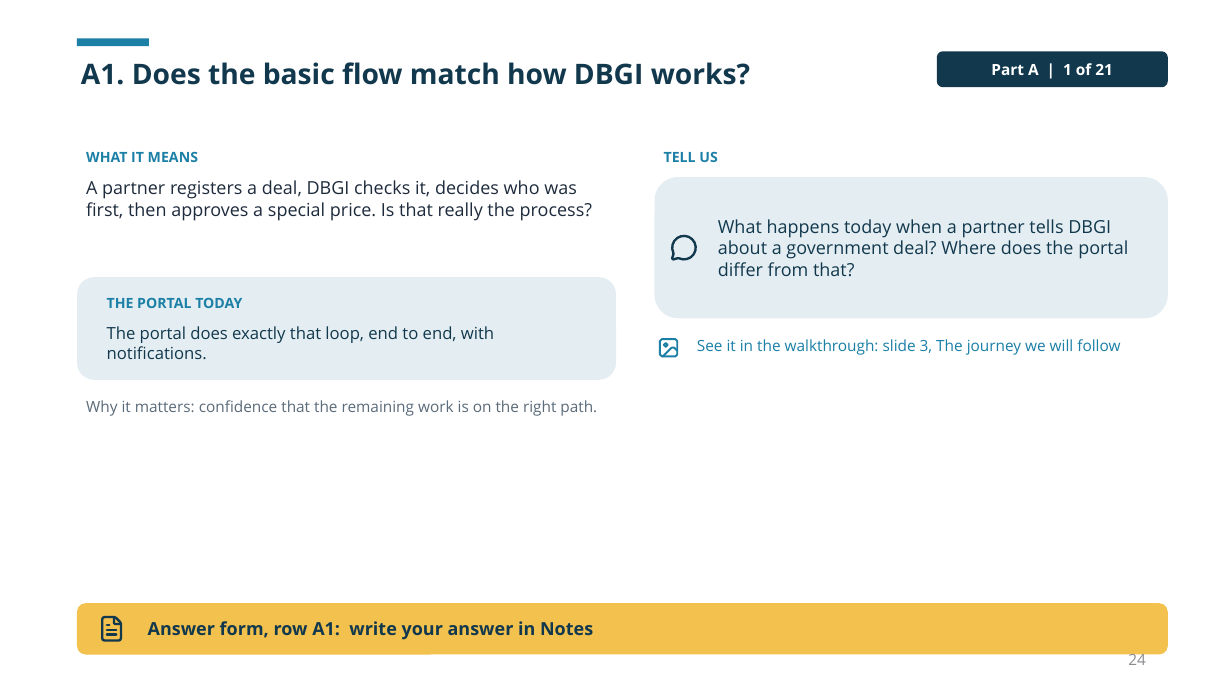
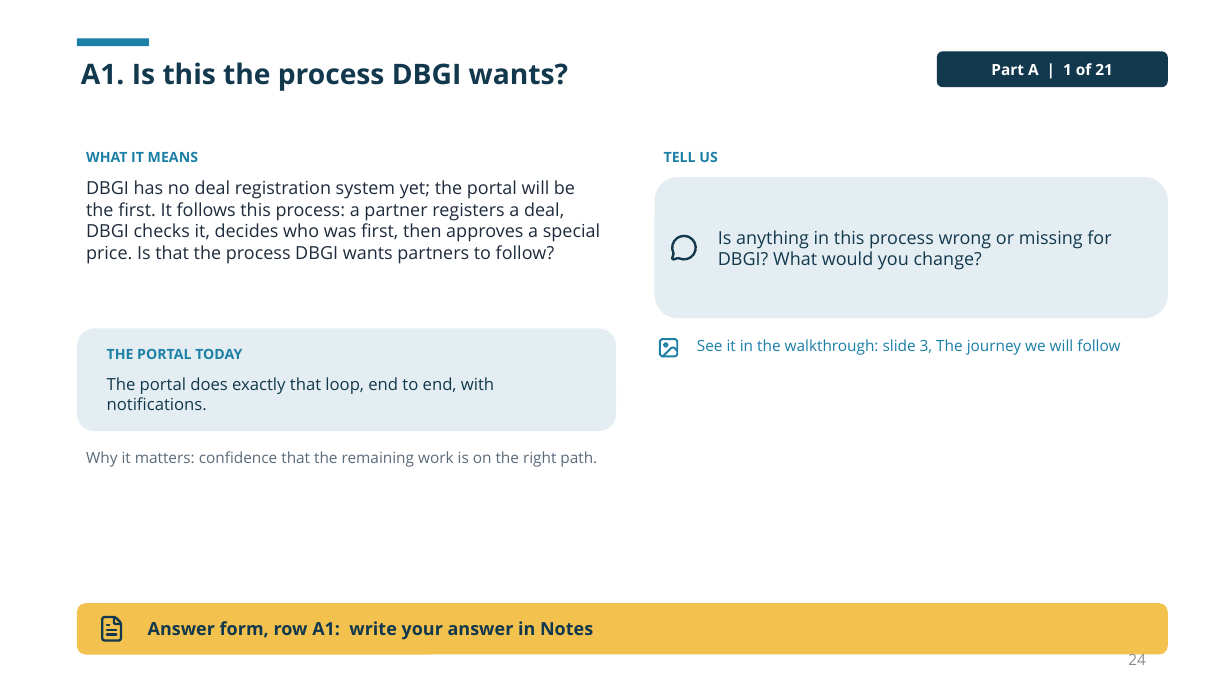
Before and after one commit to dbsuarez/dbgi-deal-registration-portal, a slide deck: slide 24 of docs/guides/Portal User Guide/Using the DBGI Portal.pptx. Drawn at 1232x693 pixels with LibreOffice and Linux fonts; fonts in the diff are those of the drawing. Boxes give left, top, right and bottom in pixels: in the first picture for what was removed or moved away, otherwise in the second. Text is boxed around its words. In the diff, an @@ line names an element or a change of style, - is before the commit and + after.

```diff
--- a/docs/guides/Portal User Guide/Using the DBGI Portal.pptx
+++ b/docs/guides/Portal User Guide/Using the DBGI Portal.pptx
@@ text at box(81, 62, 568, 91): text changed @@
-A1. Does the basic flow match how DBGI works?
+A1. Is this the process DBGI wants?
@@ text at box(86, 180, 600, 264): text changed @@
-A partner registers a deal, DBGI checks it, decides who was first, then approves a special price. Is that really the process?
+DBGI has no deal registration system yet; the portal will be the first. It follows this process: a partner registers a deal, DBGI checks it, decides who was first, then approves a special price. Is that the process DBGI wants partners to follow?
@@ text in rounded rectangle at box(718, 230, 1111, 270): text changed @@
-What happens today when a partner tells DBGI about a government deal? Where does the portal differ from that?
+Is anything in this process wrong or missing for DBGI? What would you change?
@@ 3 texts, 1 rounded rectangle: place and size @@
-3 texts, 1 rounded rectangle at box(77, 277, 616, 416)
+3 texts, 1 rounded rectangle at box(77, 329, 616, 467)
```
Also in this commit, not shown: 2 other slides changed, 1 slide added, 1 slide removed, 7 other files.
